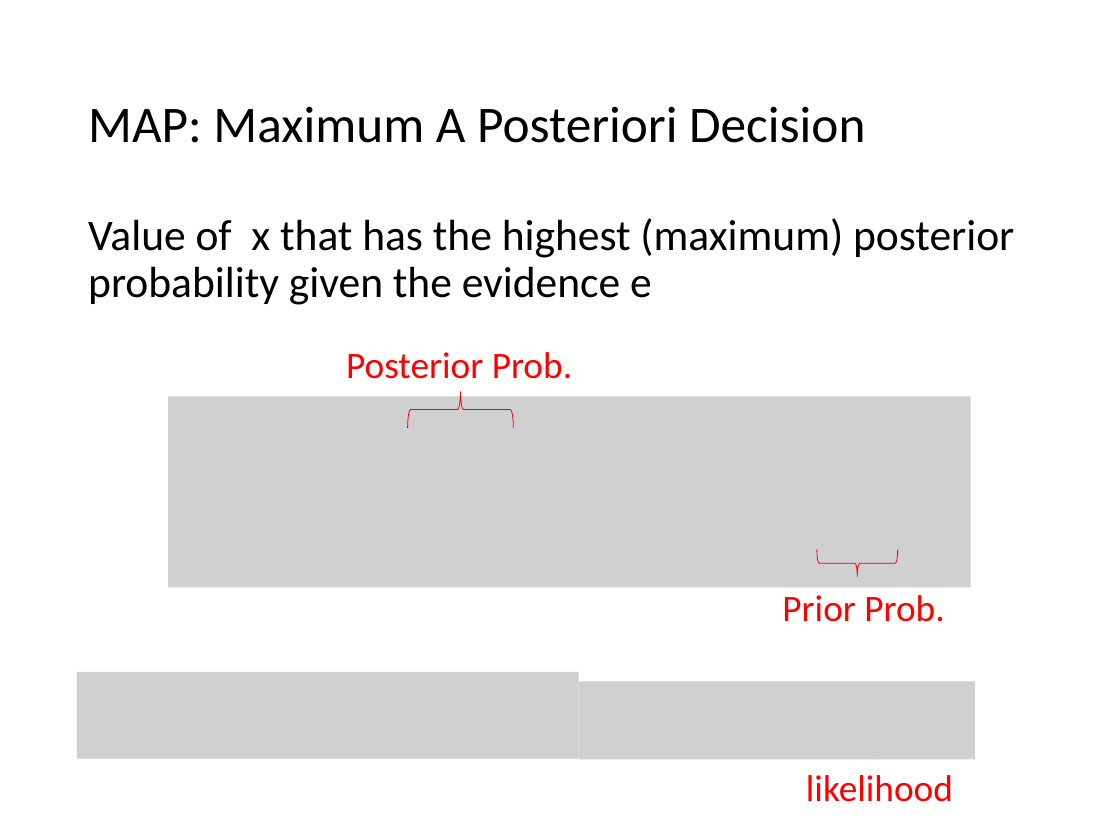
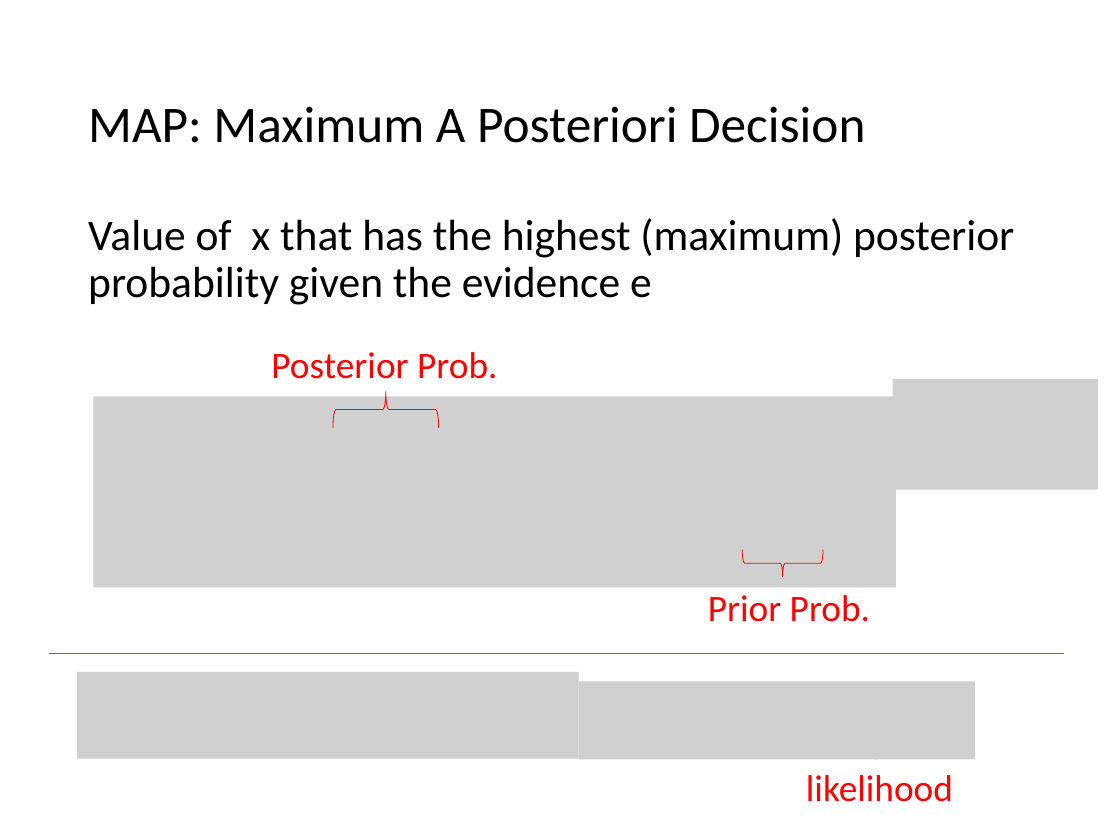
Before and after one commit to mhahsler/CS7320-AI, a slide deck: slide 35 of slides/12_uncertainty.pptx. Drawn at 1120x840 pixels with LibreOffice and Linux fonts; fonts in the diff are those of the drawing; grey boxes stand for pictures. Boxes give left, top, right and bottom in pixels: in the first picture for what was removed or moved away, otherwise in the second. Text is boxed around its words. In the diff, an @@ line names an element or a change of style, - is before the commit and + after.

```diff
--- a/slides/12_uncertainty.pptx
+++ b/slides/12_uncertainty.pptx
@@ picture added at bbox=[893, 380, 1098, 491] @@
@@ 2 texts, 2 right braces, 1 picture: place and size @@
-2 texts, 2 right braces, 1 picture at bbox=[168, 352, 971, 622]
+2 texts, 2 right braces, 1 picture at bbox=[93, 352, 896, 622]
@@ line added from (49, 653) to (1064, 653), #4472C4 0.5 pt @@
```
Also in this commit, not shown: 14 other slides changed, 1 other file.
